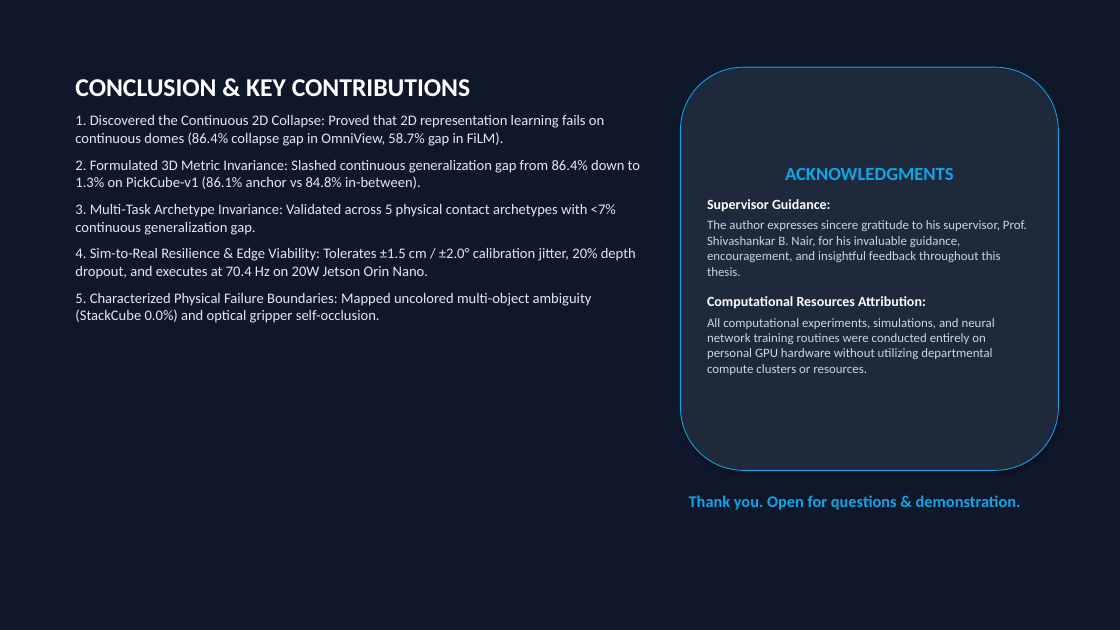
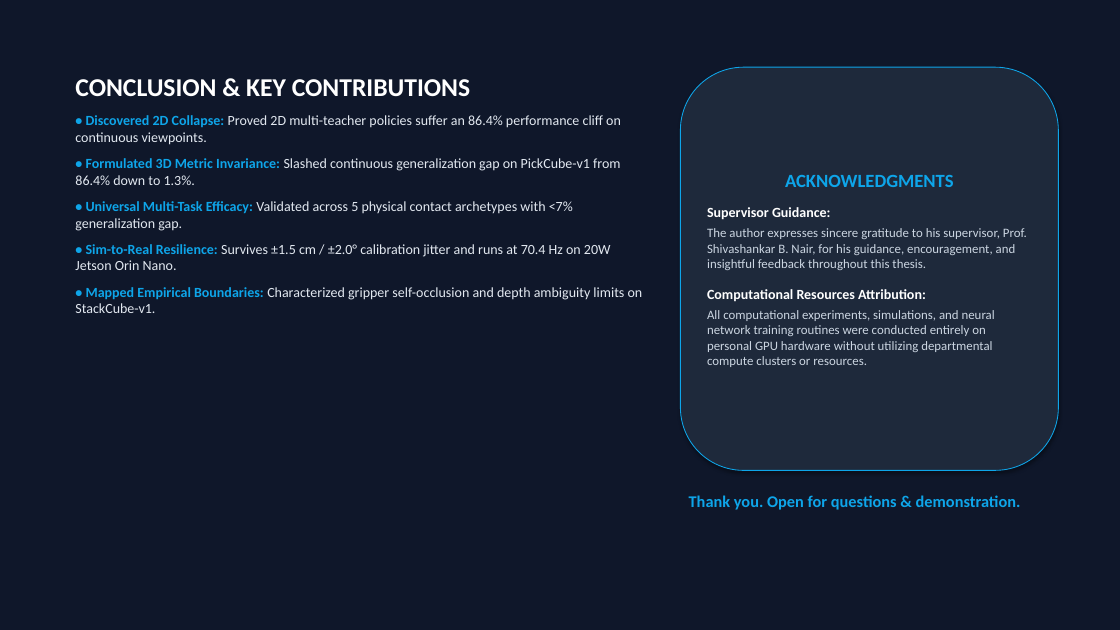
Before and after one commit to Durgesh-Shelke/Multi-viewpoint_Generalization, a slide deck: slide 12 of BTP_Final_Defense_Presentation.pptx (slide 14 before the commit). Drawn at 1120x630 pixels with LibreOffice and Linux fonts; fonts in the diff are those of the drawing. Boxes give left, top, right and bottom in pixels: in the first picture for what was removed or moved away, otherwise in the second. Text is boxed around its words. In the diff, an @@ line names an element or a change of style, - is before the commit and + after.

```diff
--- a/BTP_Final_Defense_Presentation.pptx
+++ b/BTP_Final_Defense_Presentation.pptx
@@ text at [75, 115, 643, 313]: text changed; size 12.5 to 12 pt @@
-1. Discovered the Continuous 2D Collapse: Proved that 2D representation learning fails on continuous domes (86.4% collapse gap in OmniView, 58.7% gap in FiLM).
-2. Formulated 3D Metric Invariance: Slashed continuous generalization gap from 86.4% down to 1.3% on PickCube-v1 (86.1% anchor vs 84.8% in-between).
-3. Multi-Task Archetype Invariance: Validated across 5 physical contact archetypes with <7% continuous generalization gap.
-4. Sim-to-Real Resilience & Edge Viability: Tolerates ±1.5 cm / ±2.0° calibration jitter, 20% depth dropout, and executes at 70.4 Hz on 20W Jetson Orin Nano.
-5. Characterized Physical Failure Boundaries: Mapped uncolored multi-object ambiguity (StackCube 0.0%) and optical gripper self-occlusion.
+• Discovered 2D Collapse: Proved 2D multi-teacher policies suffer an 86.4% performance cliff on continuous viewpoints.
+• Formulated 3D Metric Invariance: Slashed continuous generalization gap on PickCube-v1 from 86.4% down to 1.3%.
+• Universal Multi-Task Efficacy: Validated across 5 physical contact archetypes with <7% generalization gap.
+• Sim-to-Real Resilience: Survives ±1.5 cm / ±2.0° calibration jitter and runs at 70.4 Hz on 20W Jetson Orin Nano.
+• Mapped Empirical Boundaries: Characterized gripper self-occlusion and depth ambiguity limits on StackCube-v1.
@@ text in rounded rectangle at [707, 228, 1027, 270]: text changed @@
-The author expresses sincere gratitude to his supervisor, Prof. Shivashankar B. Nair, for his invaluable guidance, encouragement, and insightful feedback throughout this thesis.
+The author expresses sincere gratitude to his supervisor, Prof. Shivashankar B. Nair, for his guidance, encouragement, and insightful feedback throughout this thesis.
```
Also in this commit, not shown: 1 other slide changed, 10 slides added, 12 slides removed, 2 other files.
